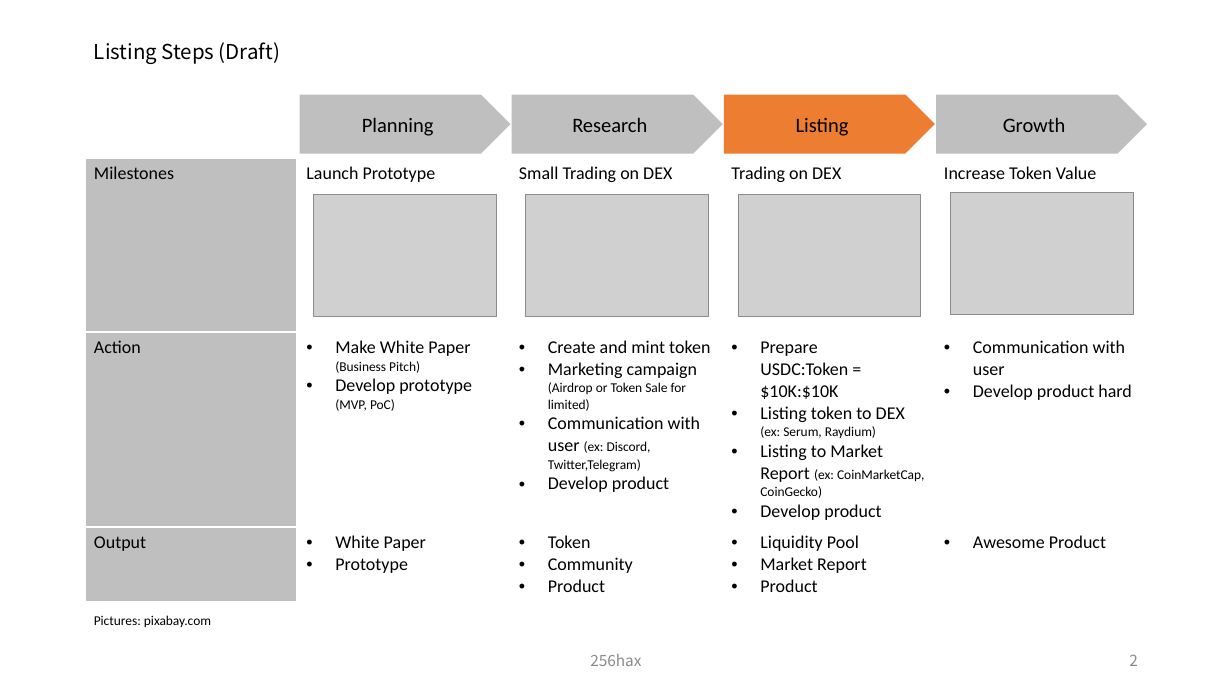
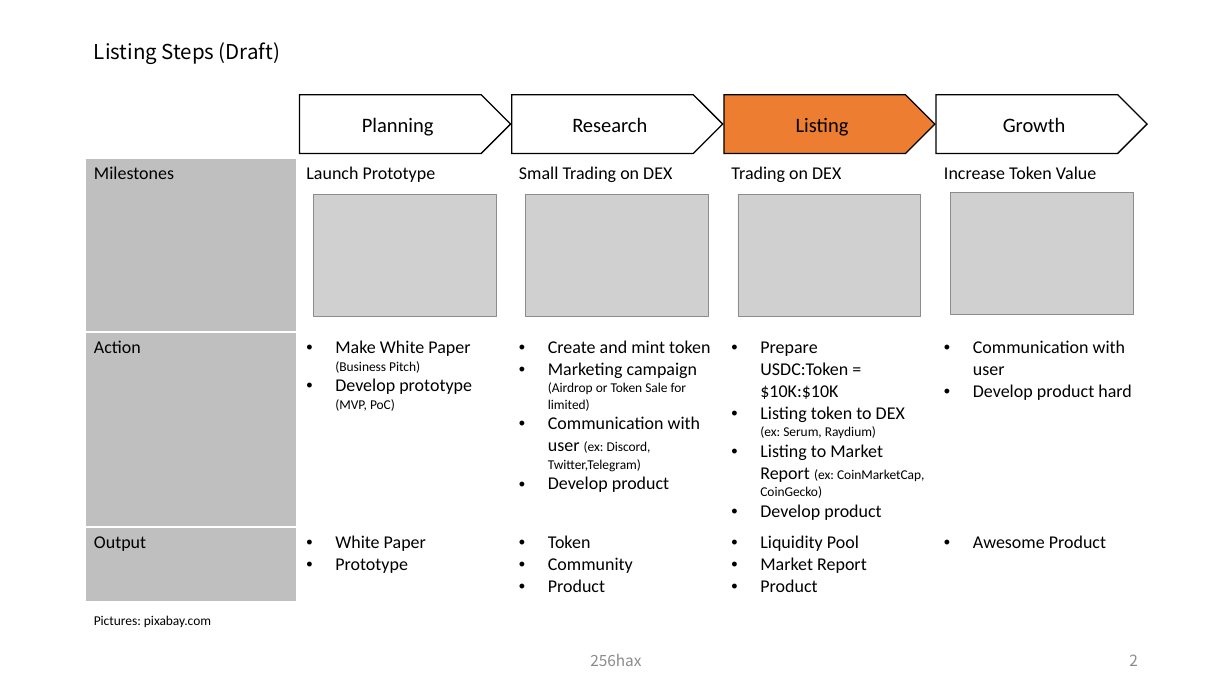
Before and after one commit to SmartGru25/Solana-React-Minimal, a slide deck: slide 3 of docs/Solana_Blockchain_Outline_Figure.pptx. Drawn at 1232x693 pixels with LibreOffice and Linux fonts; fonts in the diff are those of the drawing; grey boxes stand for pictures. Boxes give left, top, right and bottom in pixels: in the first picture for what was removed or moved away, otherwise in the second. Text is boxed around its words. In the diff, an @@ line names an element or a change of style, - is before the commit and + after.

```diff
--- a/docs/Solana_Blockchain_Outline_Figure.pptx
+++ b/docs/Solana_Blockchain_Outline_Figure.pptx
@@ pentagon arrow "Listing" at (724,94,934,153): outline none to #000000 1 pt @@
@@ fill #BFBFBF to none; outline none to #000000 1 pt in 3 elements at (299,94,510,153), (512,94,723,153), (936,94,1147,153) @@
```
Also in this commit, not shown: 3 other slides changed, 6 slides added.
